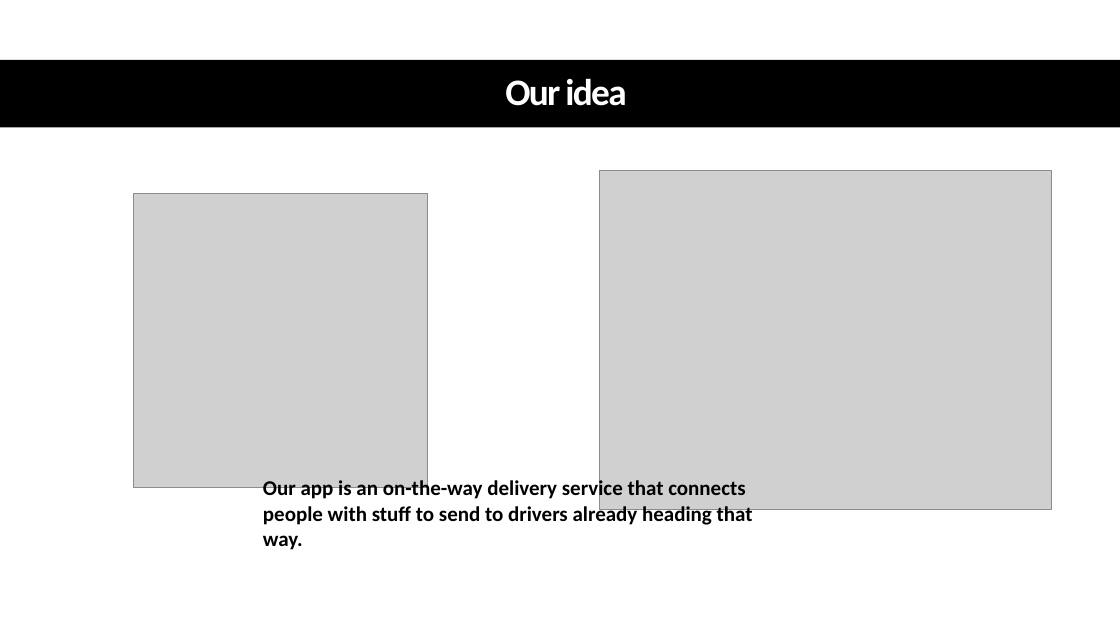
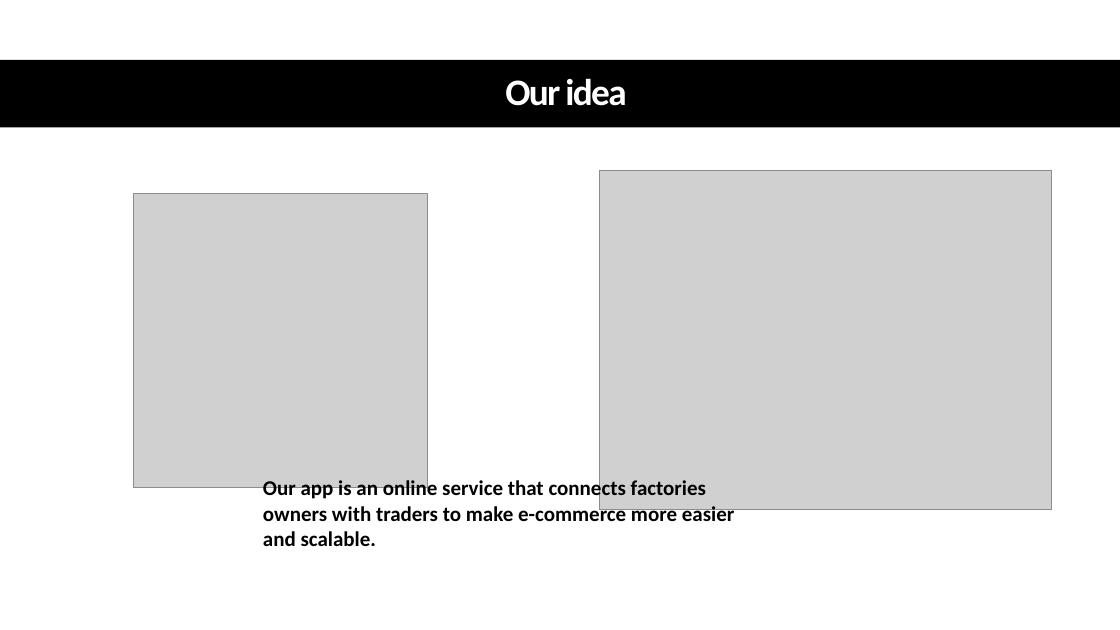
Before and after one commit to DiaaMagdi/Deputy, a slide deck: slide 4 of Business/Deputy.pptx (slide 5 before the commit). Drawn at 1120x630 pixels with LibreOffice and Linux fonts; fonts in the diff are those of the drawing; grey boxes stand for pictures. Boxes give left, top, right and bottom in pixels: in the first picture for what was removed or moved away, otherwise in the second. Text is boxed around its words. In the diff, an @@ line names an element or a change of style, - is before the commit and + after.

Commit message:
presentation update

```diff
--- a/Business/Deputy.pptx
+++ b/Business/Deputy.pptx
@@ text at bbox=[263, 478, 734, 546]: text changed @@
-Our app is an on-the-way delivery service that connects people with stuff to send to drivers already heading that way.
+Our app is an online service that connects factories owners with traders to make e-commerce more easier and scalable.
```
Also in this commit, not shown: 3 other slides changed, 1 slide added, 5 slides removed.
